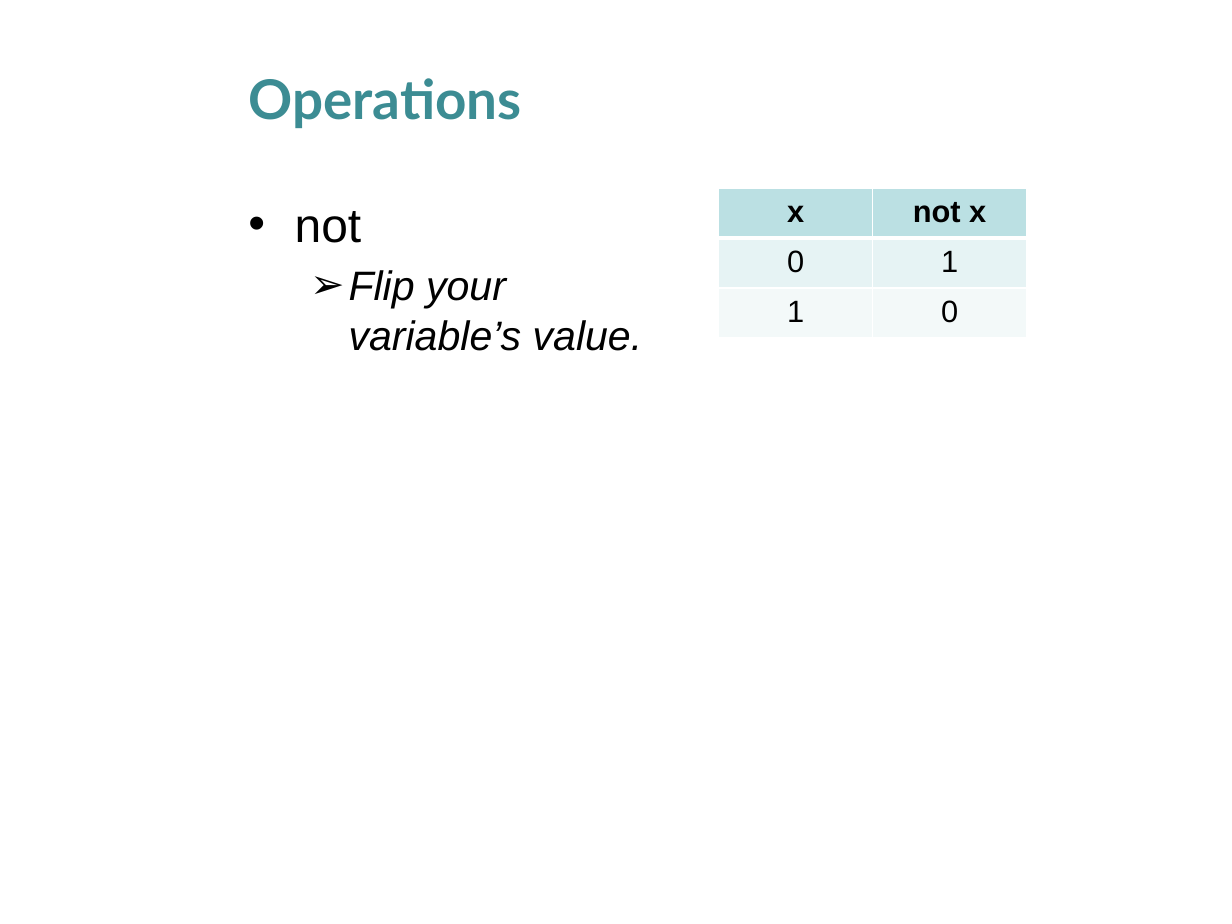
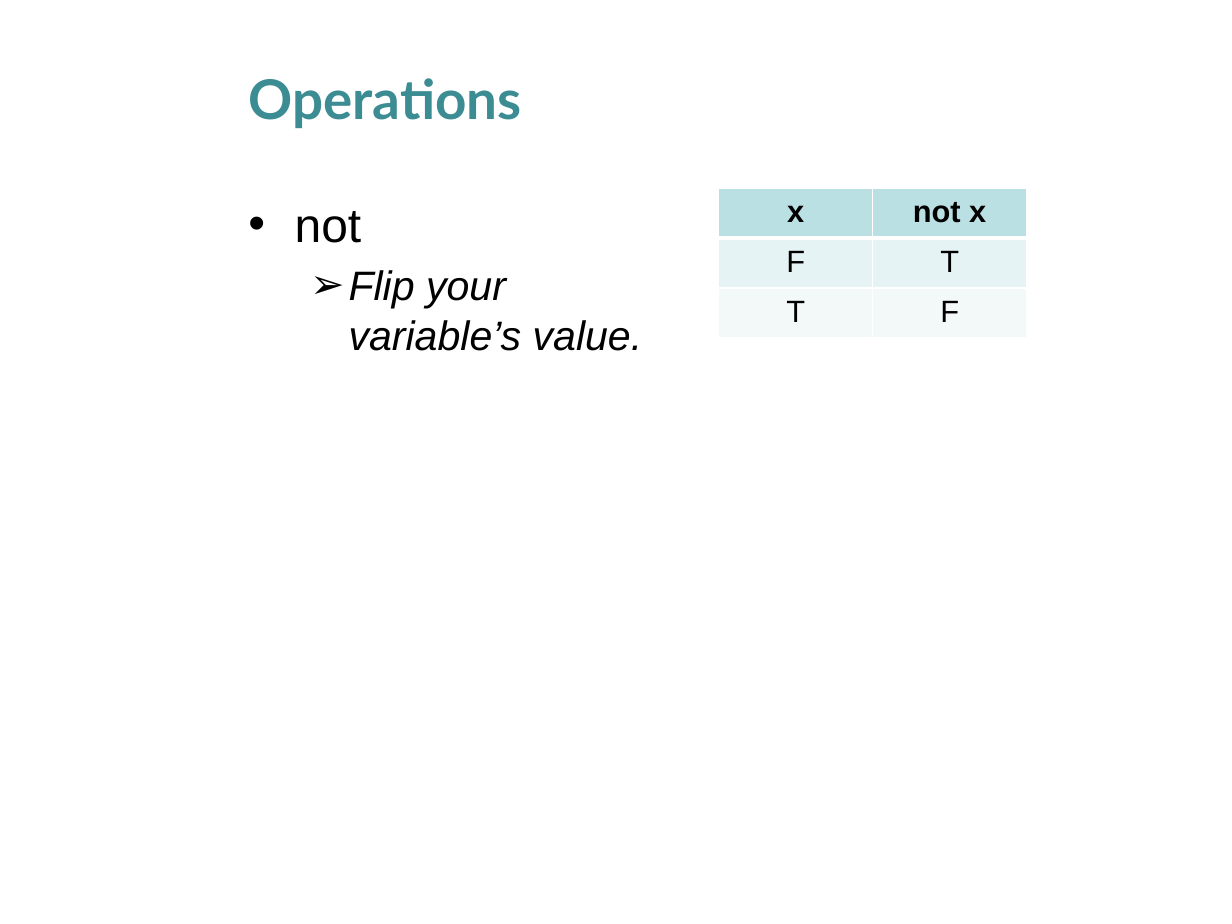
Before and after one commit to husathap/husathap.github.io, a slide deck: slide 10 of teaching/f15_cpsc217/Week_4_1.pptx. Drawn at 1232x924 pixels with LibreOffice and Linux fonts; fonts in the diff are those of the drawing; background and template pictures are left out. Boxes give left, top, right and bottom in pixels: in the first picture for what was removed or moved away, otherwise in the second. Text is boxed around its words. In the diff, an @@ line names an element or a change of style, - is before the commit and + after.

```diff
--- a/teaching/f15_cpsc217/Week_4_1.pptx
+++ b/teaching/f15_cpsc217/Week_4_1.pptx
@@ table at [718, 188, 1026, 339] @@
-row 2, column 1: 0
+row 2, column 1: F
-row 2, column 2: 1
+row 2, column 2: T
-row 3, column 1: 1
+row 3, column 1: T
-row 3, column 2: 0
+row 3, column 2: F
```
Also in this commit, not shown: 5 other slides changed, 2 other files.
